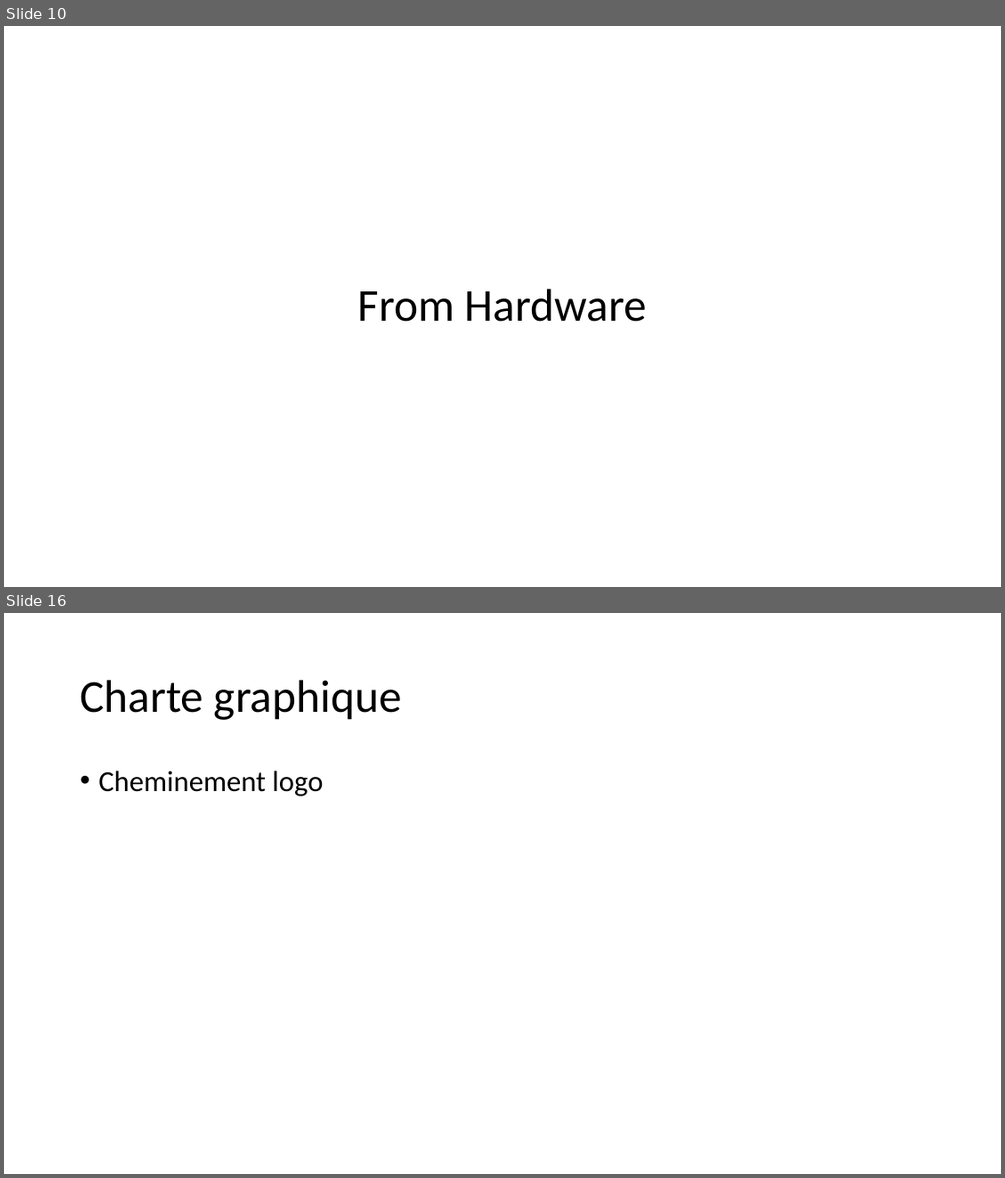
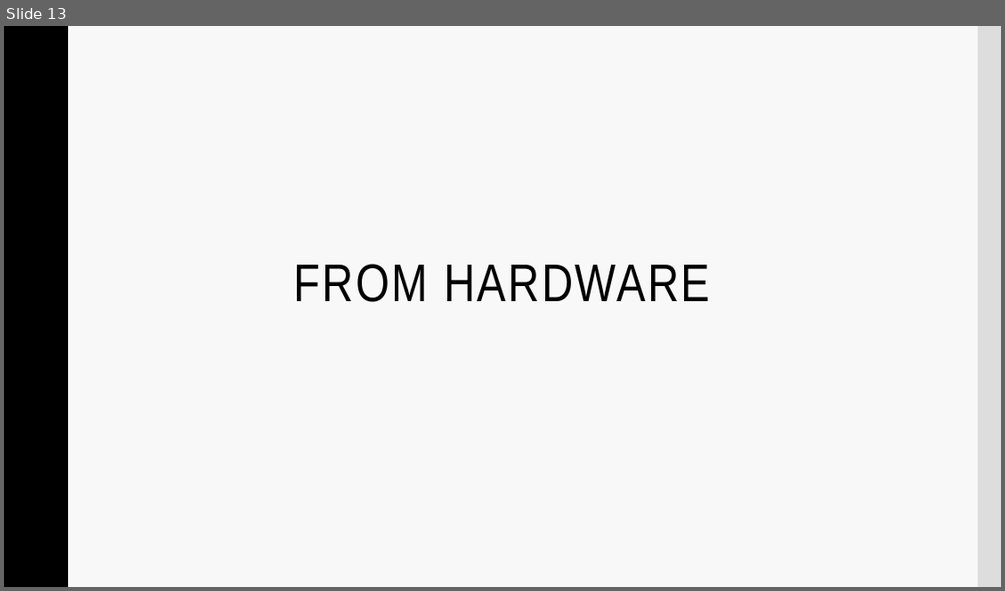
Before and after one commit to Frizzbii/Serious-Game-MMI, a slide deck: presentation.pptx. Shown one above the other, each under a label of ours: slides 10 and 16 before the commit, slide 13 after it; the slides between them are not shown. The pictures are 1005x1178 and 1005x591 pixels, drawn with LibreOffice and Linux fonts; fonts in the diff are those of the drawing; background and template pictures are left out. Boxes give left, top, right and bottom in pixels: in the first picture for what was removed or moved away, otherwise in the second. Text is boxed around its words. In the diff, an @@ line names an element or a change of style, - is before the commit and + after.

```diff
--- a/presentation.pptx
+++ b/presentation.pptx
@@ slide 16 removed at <box>4,613,1001,1174</box>, background #FFFFFF @@
@@ title removed at <box>80,680,402,720</box> @@
-Charte graphique
@@ text removed at <box>98,771,323,796</box> @@
-• Cheminement logo
@@ what was slide 10 is now slide 13 @@
@@ slide 13 changed as well @@
@@ background #FFFFFF to #F8F8F8 @@
@@ rectangle added at <box>4,26,67,587</box>, fill #000000, outline #000000 1 pt @@
@@ rectangle added at <box>978,26,1001,587</box>, fill #DDDDDD @@
@@ title "FROM HARDWARE" at <box>294,264,711,302</box>: vertical alignment middle to top @@
@@ title at <box>294,264,711,302</box>: text changed; size 44 to 51 pt; font Calibri to Arial Narrow @@
-From Hardware
+FROM HARDWARE
```
Also in this commit, not shown: 11 other slides changed, 4 slides added, 7 other slides removed.
